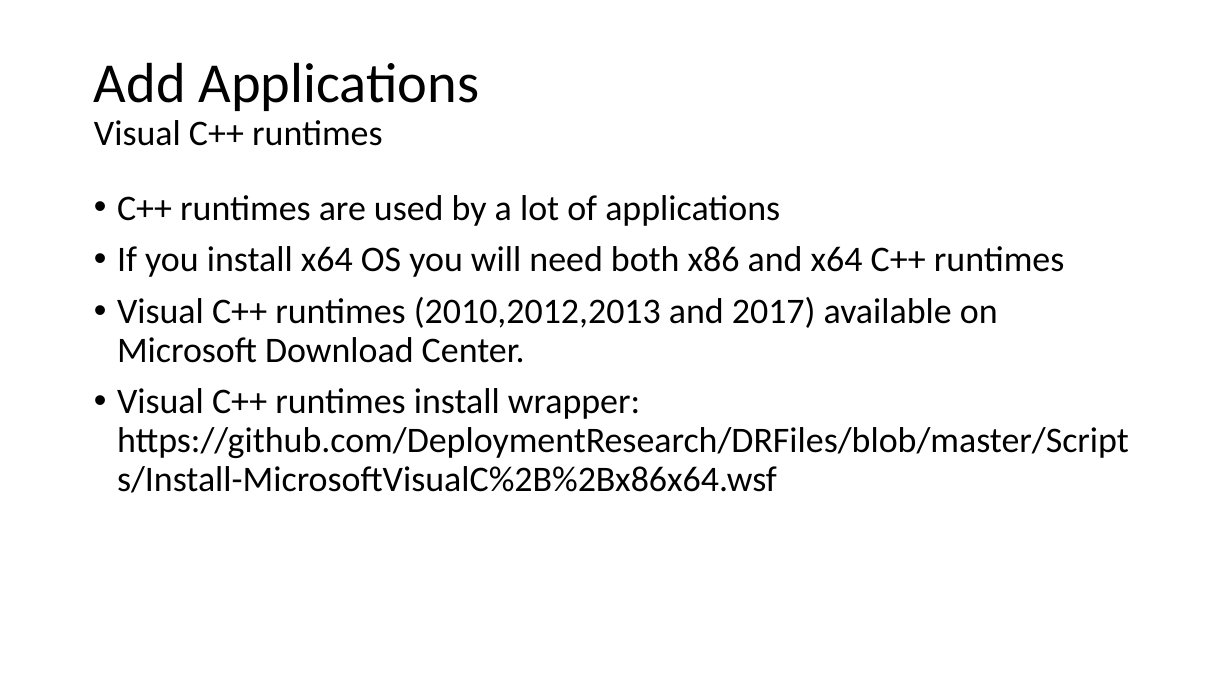
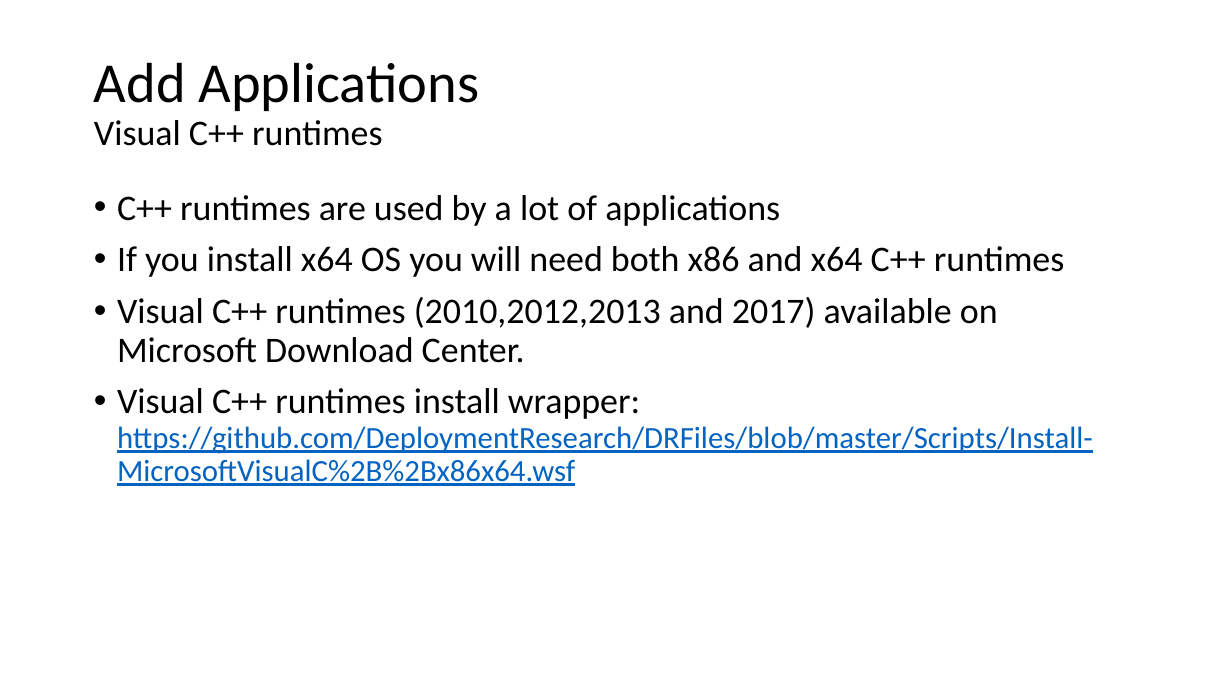
Before and after one commit to fydexx/HECC-2018, a slide deck: slide 7 of Part_01/Section02.pptx. Drawn at 1232x693 pixels with LibreOffice and Linux fonts; fonts in the diff are those of the drawing. Boxes give left, top, right and bottom in pixels: in the first picture for what was removed or moved away, otherwise in the second. Text is boxed around its words. In the diff, an @@ line names an element or a change of style, - is before the commit and + after.

```diff
--- a/Part_01/Section02.pptx
+++ b/Part_01/Section02.pptx
@@ text at (117, 388, 1093, 486): size 28 to 24 pt, text colour #000000 to #0563C1, underline on in "https://github.com/DeploymentResearch/DRFiles/blob/master/Sc ..." @@
```
Also in this commit, not shown: 5 other slides changed, 14 slides added.
